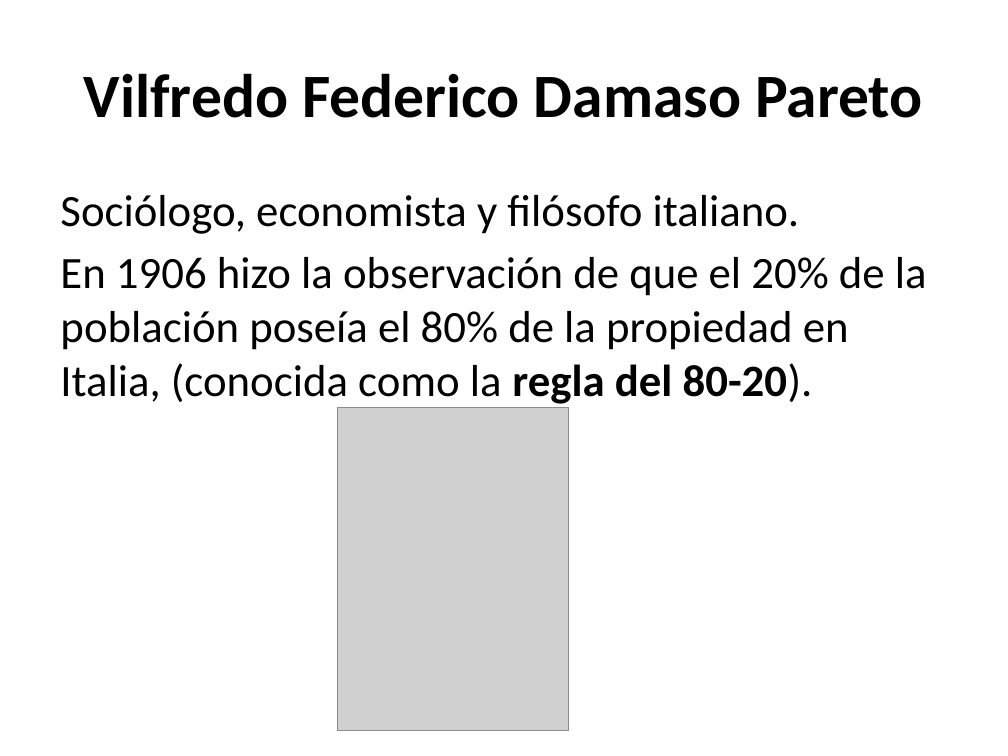
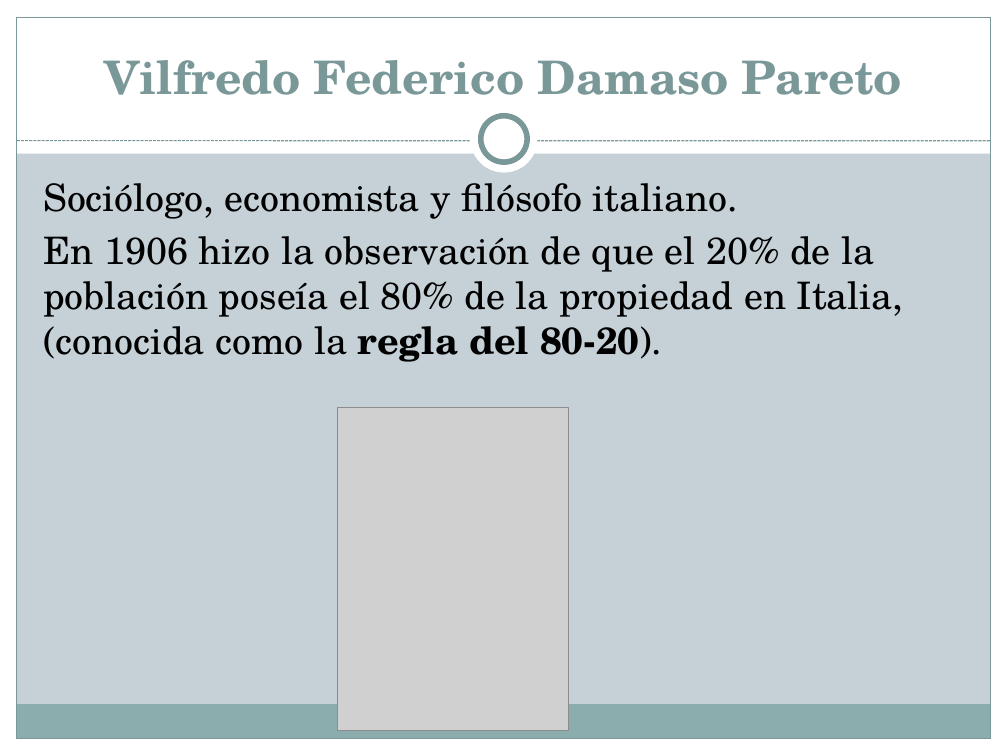
Before and after one commit to JulianAguilar/Equipo6AdminProy, a slide deck: slide 2 of tarea/Diagrama de Pareto.pptx. Drawn at 1008x756 pixels with LibreOffice and Linux fonts; fonts in the diff are those of the drawing; grey boxes stand for pictures. Boxes give left, top, right and bottom in pixels: in the first picture for what was removed or moved away, otherwise in the second. Text is boxed around its words. In the diff, an @@ line names an element or a change of style, - is before the commit and + after.

Commit message:
Presentacion Diagramas de Pareto

```diff
--- a/tarea/Diagrama de Pareto.pptx
+++ b/tarea/Diagrama de Pareto.pptx
@@ background #FFFFFF to #C5D1D7 @@
@@ rectangle added at bbox=[0, 0, 1008, 153], fill #FFFFFF @@
@@ rectangle added at bbox=[0, 0, 17, 756], fill #FFFFFF @@
@@ rectangle added at bbox=[17, 17, 991, 739], outline #7C999A 0.75 pt @@
@@ title "Vilfredo Federico Damaso Pareto": place and size @@
-title "Vilfredo Federico Damaso Pareto" at bbox=[84, 73, 923, 118]
+title "Vilfredo Federico Damaso Pareto" at bbox=[105, 60, 902, 95]
@@ title "Vilfredo Federico Damaso Pareto" at bbox=[105, 60, 902, 95]: size 44 to 33 pt, font Calibri to TeX Gyre Schola, text colour #000000 to #7C999A; vertical alignment middle to bottom @@
@@ rectangle added at bbox=[991, 0, 1008, 756], fill #FFFFFF @@
@@ ellipse added at bbox=[471, 106, 538, 173], fill #FFFFFF @@
@@ ellipse added at bbox=[481, 116, 527, 162], fill #FFFFFF, outline #7C999A 4 pt @@
@@ line added from (17, 141) to (991, 141), #7C999A 0.75 pt dashed @@
@@ text "Sociólogo, economista y filósofo italiano.": place and size @@
-text "Sociólogo, economista y filósofo italiano." at bbox=[60, 195, 927, 408]
+text "Sociólogo, economista y filósofo italiano." at bbox=[43, 183, 904, 362]
@@ text "Sociólogo, economista y filósofo italiano." at bbox=[43, 183, 904, 362]: size 32 to 27 pt, font Calibri to TeX Gyre Schola; less space between paragraphs @@
@@ rectangle added at bbox=[16, 705, 990, 739], fill #8CADAE @@
@@ rectangle added at bbox=[0, 739, 1008, 756], fill #FFFFFF @@
```
Also in this commit, not shown: 3 other slides changed, 2 slides added, 2 slides removed.
